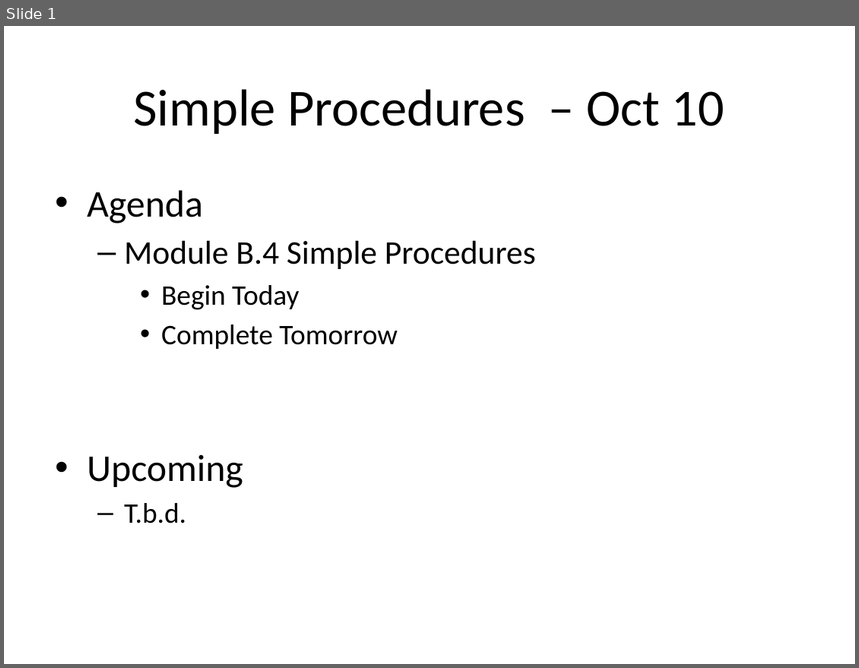
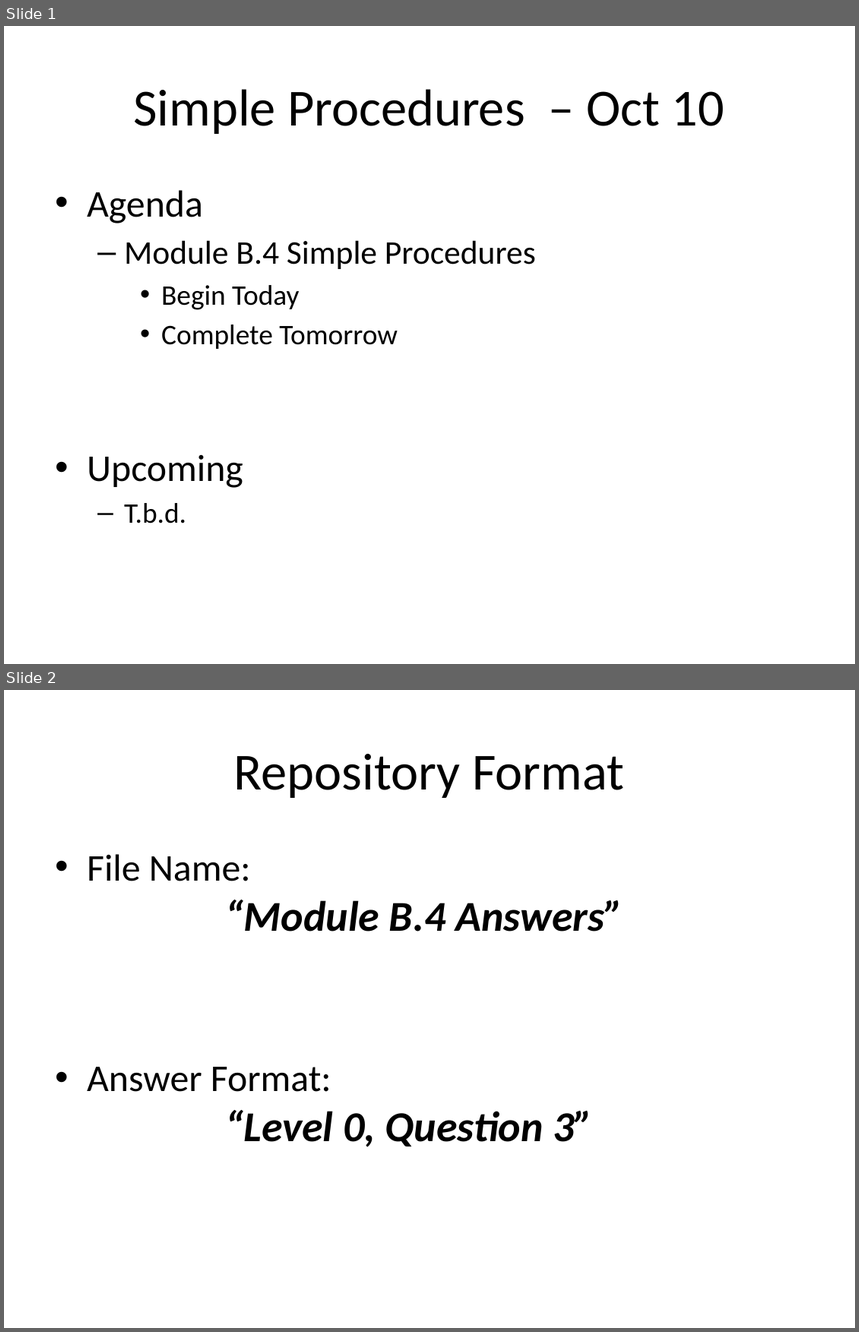
Before and after one commit to BirkaranGill/ICS3C0, a slide deck: Daily Agendas/Day6.2_SimpleProcedures_Oct10.pptx. Shown one above the other, each under a label of ours: slide 1 before the commit, slides 1 and 2 after it. The pictures are 859x668 and 859x1332 pixels, drawn with LibreOffice and Linux fonts; fonts in the diff are those of the drawing. Boxes give left, top, right and bottom in pixels: in the first picture for what was removed or moved away, otherwise in the second. Text is boxed around its words. In the diff, an @@ line names an element or a change of style, - is before the commit and + after.

Commit message:
Rm209 Oct10

```diff
--- a/Daily Agendas/Day6.2_SimpleProcedures_Oct10.pptx
+++ b/Daily Agendas/Day6.2_SimpleProcedures_Oct10.pptx
@@ slide 2 added at (4,690,855,1328), background #FFFFFF @@
@@ title added at (234,754,624,798), 44 pt, text #000000 @@
+Repository Format
@@ text added at (87,854,623,1148), 36 pt, text #000000, bold, italic @@
+• File Name:
+  “Module B.4 Answers”
+• Answer Format:
+  “Level 0, Question 3”
```
